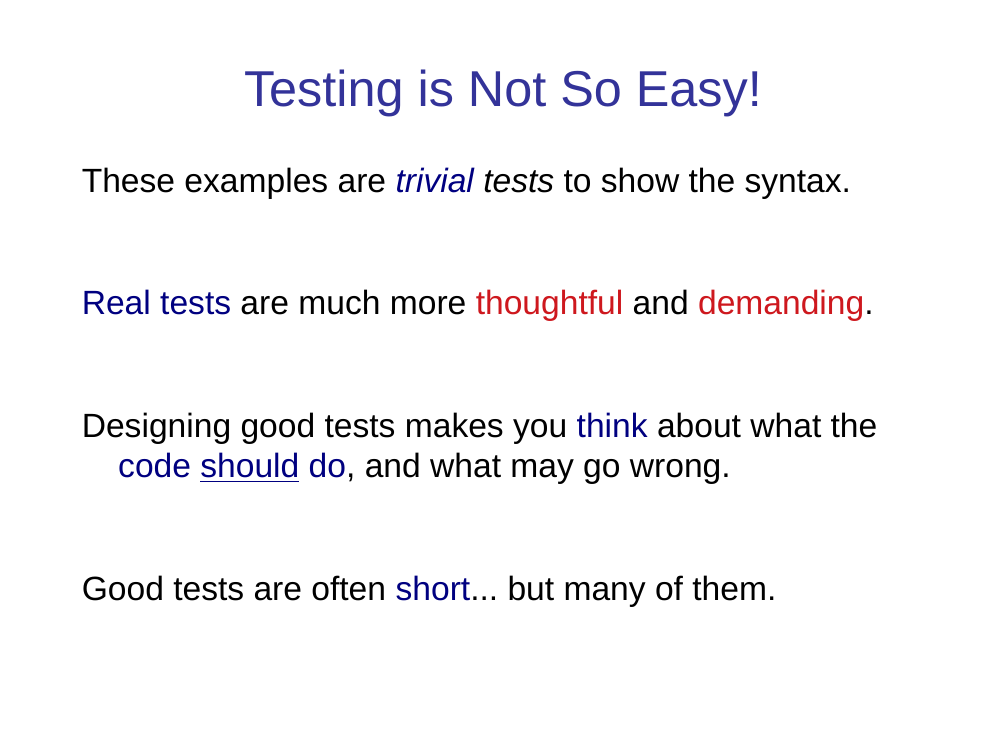
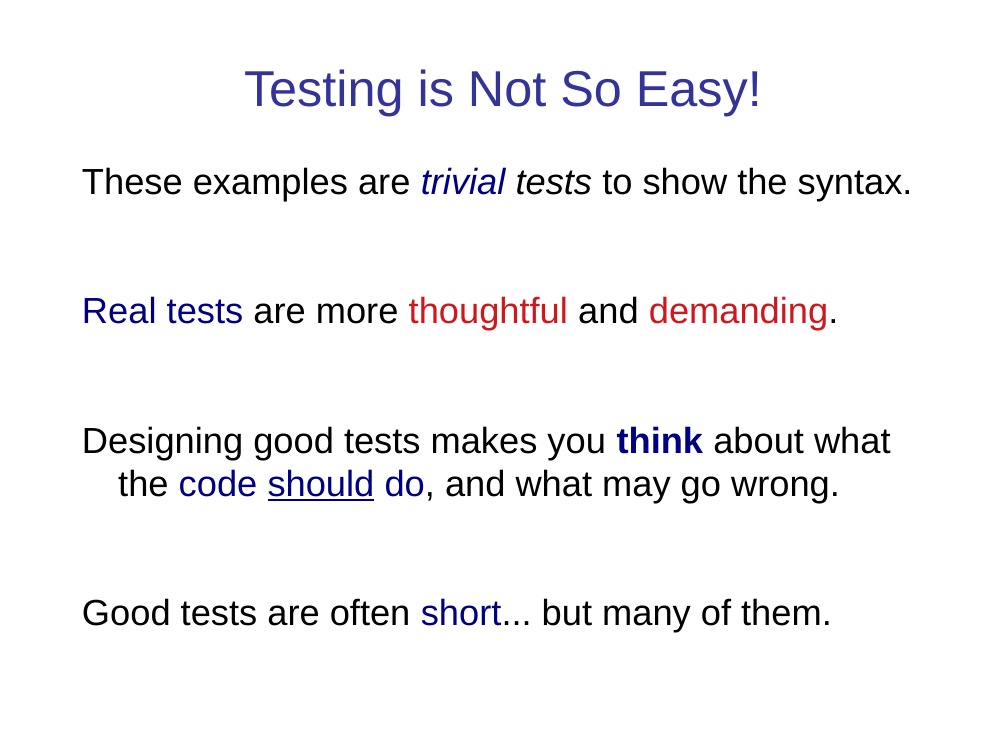
Before and after one commit to cpske/ISP, a slide deck: slide 31 of testing/PythonUnitTesting.ppt. Drawn at 1008x756 pixels with LibreOffice and Linux fonts; fonts in the diff are those of the drawing. Boxes give left, top, right and bottom in pixels: in the first picture for what was removed or moved away, otherwise in the second. Text is boxed around its words. In the diff, an @@ line names an element or a change of style, - is before the commit and + after.

```diff
--- a/testing/PythonUnitTesting.ppt
+++ b/testing/PythonUnitTesting.ppt
@@ text at (x1=82, y1=167, x2=913, y2=632): size 24 to 25.9 pt in "These examples are trivial tests to show ...", "Designing good tests makes you think about ...", "Good tests are often short... but many ..."; bold on in "think" @@
@@ text at (x1=82, y1=296, x2=839, y2=330): text changed; size 24 to 25.9 pt @@
-Real tests are much more thoughtful and demanding.
+Real tests are more thoughtful and demanding.
```
Also in this commit, not shown: 6 other slides changed, 2 other files.
